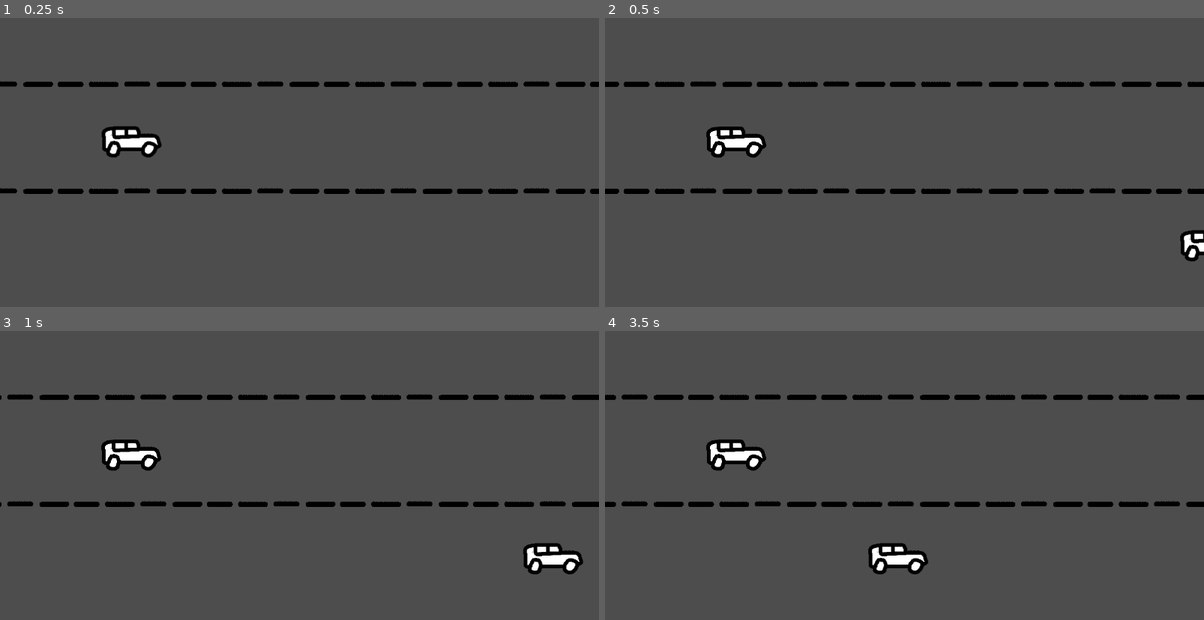
Above: before the commit, frames 1-4 (two rows, left to right).
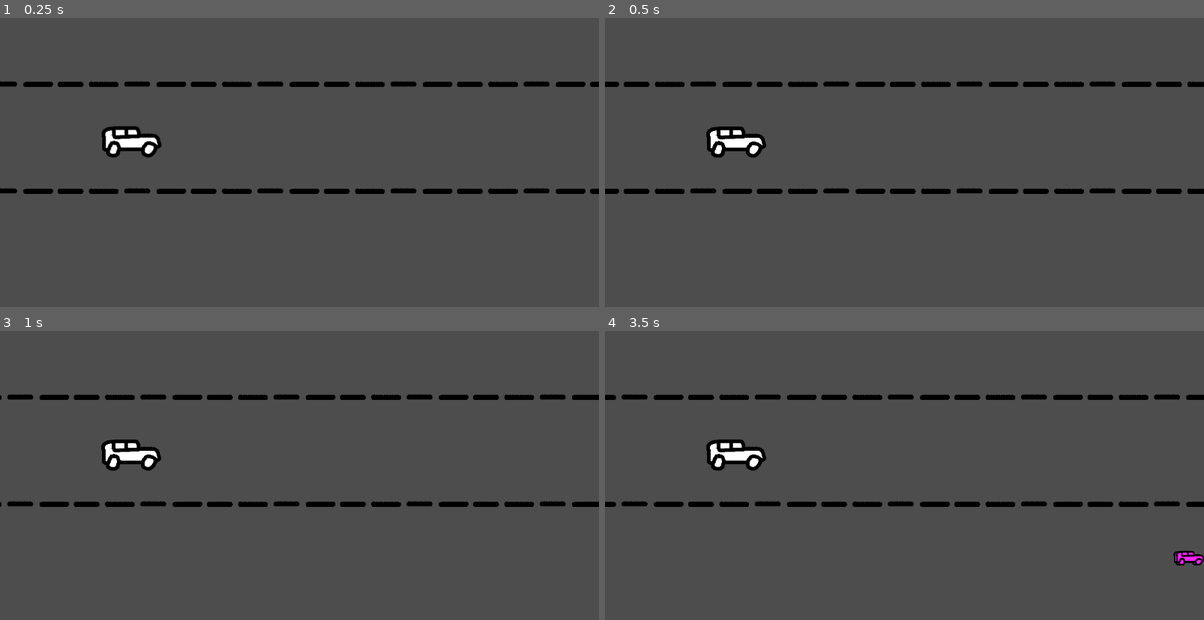
Above: after the commit, the same moments.

Repository: aznoqmous/a11y
Game: Godot game, scene res://scenes/racing_game/racing_scene.tscn
Two runs of this game, one before a commit and one after it. Both use one fixed random seed, a clock stepped at 60 frames per second and the inputs below.
Inputs (mouse positions are in pixels of both pictures, inside the frame that each line leads up to):
- Up to frame 1 (0.25 s): no input
- Up to frame 2 (0.5 s): no input
- Up to frame 3 (1 s): move the mouse to (431, 435) at 0.52 s; press the mouse at (431, 435) at 0.53 s; hold D (Right) from 0.53 s (still down)
- Up to frame 4 (3.5 s): move the mouse to (784, 469) at 1.27 s; release D (Right) at 1.28 s; release the mouse at (784, 469) at 1.28 s; hold S (Down) 1.28-2.03 s; tap Space (Space) at 1.35, 2.85 s; move the mouse to (964, 377) at 2.02 s; press the mouse at (964, 377) at 2.03 s; hold D (Right) 2.03-2.78 s; move the mouse to (874, 518) at 2.77 s; release the mouse at (874, 518) at 2.78 s; hold W (Up) from 2.78 s (still down)

Frame 1 is identical in both runs. In frame 2, 0.4% of the frame differs, in the area x 95-100%, y 73-85%; in frame 3, 0.8%; in frame 4, 1.0%, in the area x 43-100%, y 73-85%.

Commit message:
Add racing ennemies

Diff:
--- a/resources/racing_game/car.tres
+++ b/resources/racing_game/car.tres
@@ -5,6 +5,6 @@
 
 [resource]
 script = ExtResource("1_yp5a5")
-cost = 1.0
+cost = 3.0
 packed_scene = ExtResource("1_nrcs3")
 metadata/_custom_type_script = "uid://bjubkomc0m1mv"
--- /dev/null
+++ b/resources/racing_game/school_bus.tres
@@ -0,0 +1,10 @@
+[gd_resource type="Resource" script_class="SpawnedResource" format=3 uid="uid://ctxfg2mg388y0"]
+
+[ext_resource type="PackedScene" uid="uid://ce1awpopy3v7s" path="res://scenes/racing_game/foe_school_bus.tscn" id="1_cffku"]
+[ext_resource type="Script" uid="uid://bjubkomc0m1mv" path="res://scripts/spawned_resource.gd" id="2_6i0he"]
+
+[resource]
+script = ExtResource("2_6i0he")
+cost = 4.0
+packed_scene = ExtResource("1_cffku")
+metadata/_custom_type_script = "uid://bjubkomc0m1mv"
--- /dev/null
+++ b/resources/racing_game/scooter.tres
@@ -0,0 +1,10 @@
+[gd_resource type="Resource" script_class="SpawnedResource" format=3 uid="uid://b1mqnfq0lwu4e"]
+
+[ext_resource type="PackedScene" uid="uid://btg8ub00hvowe" path="res://scenes/racing_game/foe_scooter.tscn" id="1_f1x3g"]
+[ext_resource type="Script" uid="uid://bjubkomc0m1mv" path="res://scripts/spawned_resource.gd" id="2_7xh8s"]
+
+[resource]
+script = ExtResource("2_7xh8s")
+cost = 1.5
+packed_scene = ExtResource("1_f1x3g")
+metadata/_custom_type_script = "uid://bjubkomc0m1mv"
--- a/scenes/racing_game/foe_car.tscn
+++ b/scenes/racing_game/foe_car.tscn
@@ -3,8 +3,8 @@
 [ext_resource type="Script" uid="uid://cp7esn5isowts" path="res://scripts/foe.gd" id="1_1wrwt"]
 [ext_resource type="Texture2D" uid="uid://dpn431obxhw3n" path="res://sprites/racing_game/racing-car.png" id="2_gm8fw"]
 
-[sub_resource type="CircleShape2D" id="CircleShape2D_tuqxm"]
-radius = 43.046486
+[sub_resource type="RectangleShape2D" id="RectangleShape2D_1wrwt"]
+size = Vector2(122, 66)
 
 [node name="FoeCar" type="Area2D" unique_id=2070314878]
 collision_layer = 2
@@ -15,4 +15,4 @@
 texture = ExtResource("2_gm8fw")
 
 [node name="CollisionShape2D" type="CollisionShape2D" parent="." unique_id=2004015991]
-shape = SubResource("CircleShape2D_tuqxm")
+shape = SubResource("RectangleShape2D_1wrwt")
--- /dev/null
+++ b/scenes/racing_game/foe_school_bus.tscn
@@ -0,0 +1,20 @@
+[gd_scene format=3 uid="uid://ce1awpopy3v7s"]
+
+[ext_resource type="Script" uid="uid://cp7esn5isowts" path="res://scripts/foe.gd" id="1_vc7ey"]
+[ext_resource type="Texture2D" uid="uid://dpn431obxhw3n" path="res://sprites/racing_game/racing-car.png" id="2_nn756"]
+
+[sub_resource type="RectangleShape2D" id="RectangleShape2D_vc7ey"]
+size = Vector2(296, 163)
+
+[node name="FoeSchoolBus" type="Area2D" unique_id=2070314878]
+collision_layer = 2
+script = ExtResource("1_vc7ey")
+speed = Vector2(-170, 0)
+
+[node name="Sprite2D" type="Sprite2D" parent="." unique_id=510771067]
+modulate = Color(1, 1, 0, 1)
+scale = Vector2(1.9609375, 1.9609375)
+texture = ExtResource("2_nn756")
+
+[node name="CollisionShape2D" type="CollisionShape2D" parent="." unique_id=2004015991]
+shape = SubResource("RectangleShape2D_vc7ey")
--- /dev/null
+++ b/scenes/racing_game/foe_scooter.tscn
@@ -0,0 +1,22 @@
+[gd_scene format=3 uid="uid://btg8ub00hvowe"]
+
+[ext_resource type="Script" uid="uid://cp7esn5isowts" path="res://scripts/foe.gd" id="1_2hx22"]
+[ext_resource type="Texture2D" uid="uid://dpn431obxhw3n" path="res://sprites/racing_game/racing-car.png" id="2_w6yt6"]
+
+[sub_resource type="RectangleShape2D" id="RectangleShape2D_2hx22"]
+size = Vector2(58, 34)
+
+[node name="FoeScooter" type="Area2D" unique_id=2070314878]
+collision_layer = 2
+script = ExtResource("1_2hx22")
+speed = Vector2(-300, 0)
+
+[node name="Sprite2D" type="Sprite2D" parent="." unique_id=510771067]
+modulate = Color(1, 0.13333334, 1, 1)
+position = Vector2(3.8146973e-06, -3.8146973e-06)
+scale = Vector2(0.4765625, 0.4765625)
+texture = ExtResource("2_w6yt6")
+
+[node name="CollisionShape2D" type="CollisionShape2D" parent="." unique_id=2004015991]
+position = Vector2(-1, -2)
+shape = SubResource("RectangleShape2D_2hx22")
--- a/scenes/racing_game/racing_scene.tscn
+++ b/scenes/racing_game/racing_scene.tscn
@@ -7,6 +7,8 @@
 [ext_resource type="Script" uid="uid://bu574b8suxowr" path="res://scripts/spawner.gd" id="6_pbor5"]
 [ext_resource type="Script" uid="uid://bjubkomc0m1mv" path="res://scripts/spawned_resource.gd" id="7_p06tx"]
 [ext_resource type="Resource" uid="uid://cuar3jfc1lprd" path="res://resources/racing_game/car.tres" id="8_6p6p5"]
+[ext_resource type="Resource" uid="uid://ctxfg2mg388y0" path="res://resources/racing_game/school_bus.tres" id="8_cyw1b"]
+[ext_resource type="Resource" uid="uid://b1mqnfq0lwu4e" path="res://resources/racing_game/scooter.tres" id="9_pbor5"]
 
 [sub_resource type="CircleShape2D" id="CircleShape2D_rgbw8"]
 radius = 53.338543
@@ -51,7 +53,8 @@
 script = ExtResource("6_pbor5")
 spawn_parent = NodePath("../World")
 spawn_points = [NodePath("Spawns/Lane1"), NodePath("Spawns/Lane2"), NodePath("Spawns/Lane3")]
-spawned_resources = Array[ExtResource("7_p06tx")]([ExtResource("8_6p6p5")])
+spawn_base_gain = 0.8
+spawned_resources = Array[ExtResource("7_p06tx")]([ExtResource("8_6p6p5"), ExtResource("8_cyw1b"), ExtResource("9_pbor5")])
 
 [node name="Spawns" type="Node2D" parent="Spawner" unique_id=864102401]
 position = Vector2(1008, 0)
